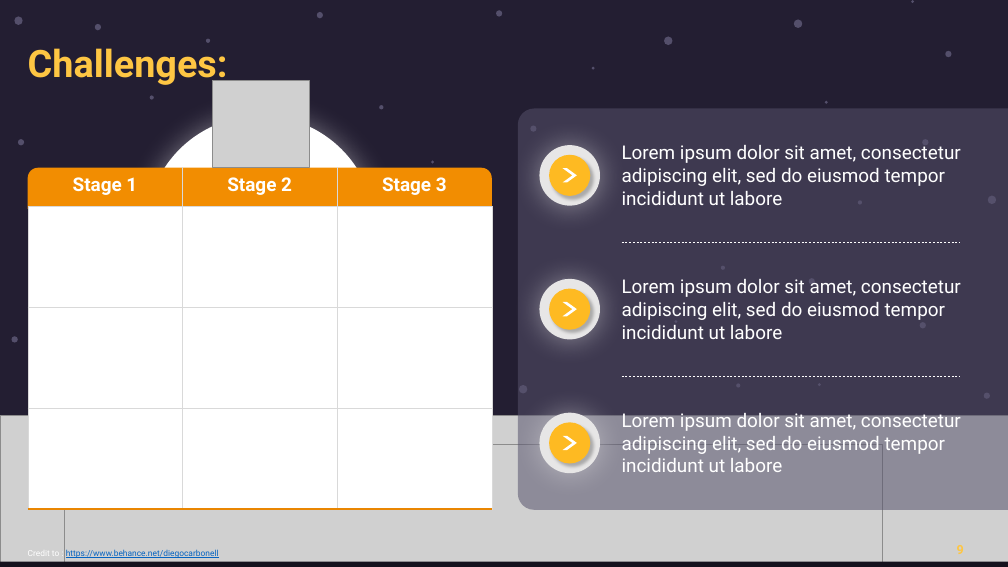
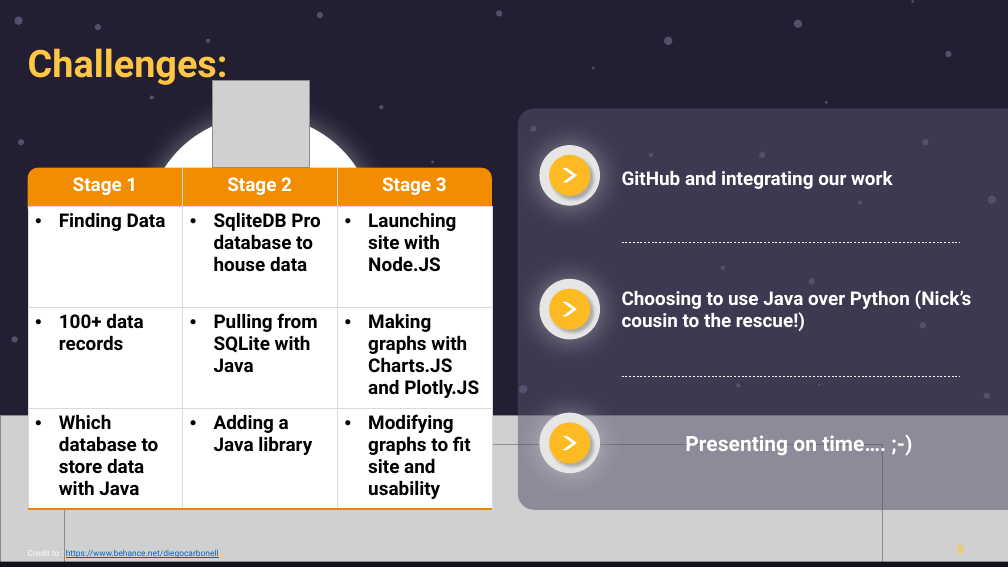
Before and after one commit to JamesForrest87/Project-3, a slide deck: slide 9 of Star_Wars_Powerpoint.pptx. Drawn at 1008x567 pixels with LibreOffice and Linux fonts; fonts in the diff are those of the drawing; grey boxes stand for pictures. Boxes give left, top, right and bottom in pixels: in the first picture for what was removed or moved away, otherwise in the second. Text is boxed around its words. In the diff, an @@ line names an element or a change of style, - is before the commit and + after.

```diff
--- a/Star_Wars_Powerpoint.pptx
+++ b/Star_Wars_Powerpoint.pptx
@@ table at box(28, 167, 493, 509) @@
-row 2:  |  | 
+row 2: Finding Data | SqliteDB Pro database to house data | Launching site with Node.JS
-row 3:  |  | 
+row 3: 100+ data records | Pulling from SQLite with Java | Making graphs with Charts.JS and Plotly.JS
-row 4:  |  | 
+row 4: Which database to store data with Java | Adding a Java library | Modifying graphs to fit site and usability
@@ text at box(622, 171, 893, 189): text changed; bold on @@
-Lorem ipsum dolor sit amet, consectetur adipiscing elit, sed do eiusmod tempor incididunt ut labore
+GitHub and integrating our work
@@ text at box(622, 290, 972, 331): text changed; bold on @@
-Lorem ipsum dolor sit amet, consectetur adipiscing elit, sed do eiusmod tempor incididunt ut labore
+Choosing to use Java over Python (Nick’s cousin to the rescue!)
@@ text at box(685, 435, 886, 455): text changed; size 18 to 20 pt; bold on @@
-Lorem ipsum dolor sit amet, consectetur adipiscing elit, sed do eiusmod tempor incididunt ut labore
+Presenting on time…. ;-)
```
Also in this commit, not shown: 6 other slides changed.
